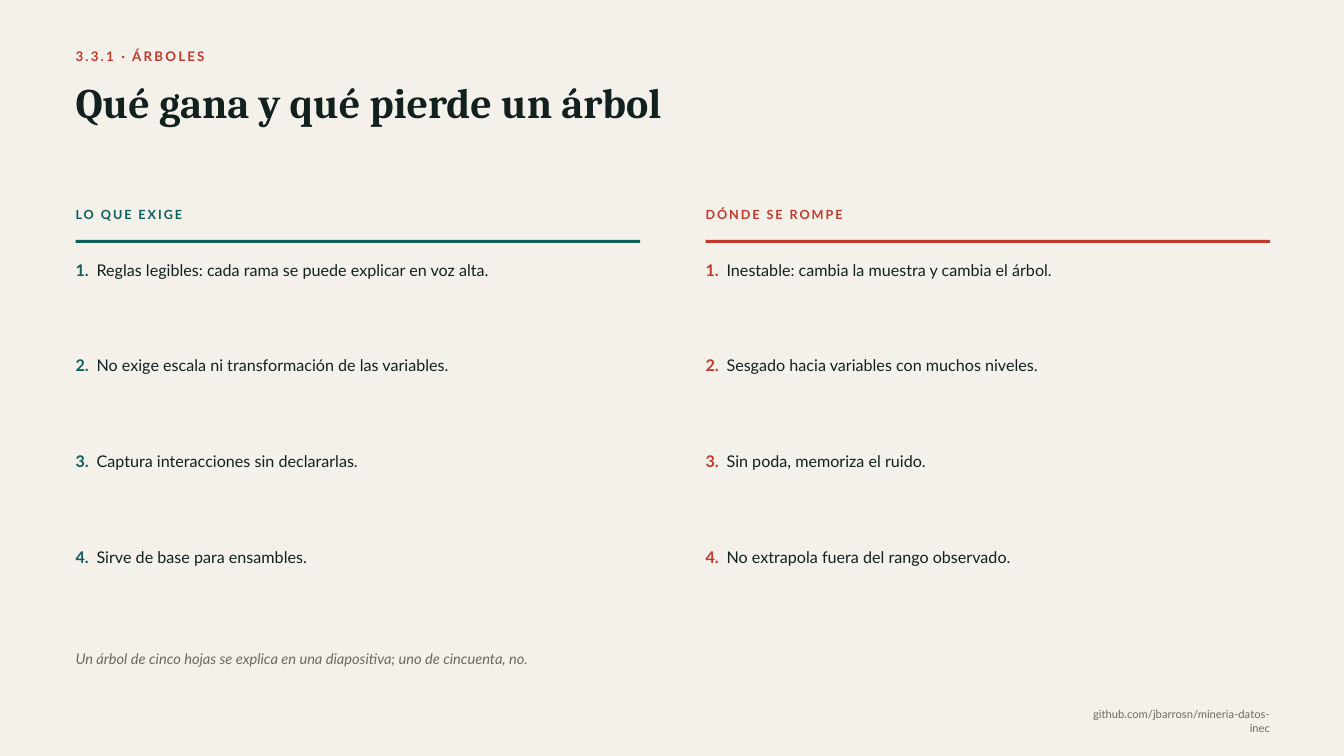
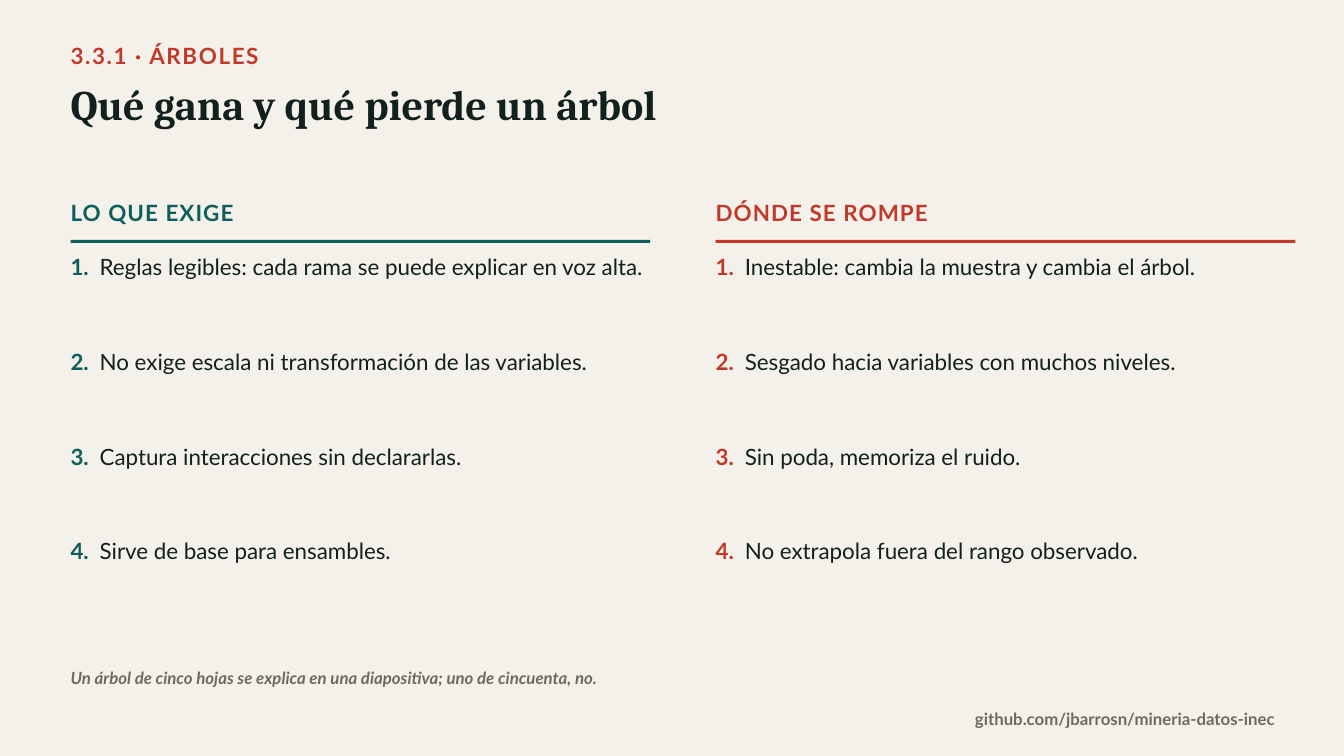
Before and after one commit to jbarrosn/mineria-datos-inec, a slide deck: slide 7 of docs/diapositivas/03_aprendizaje_automatico.pptx. Drawn at 1344x756 pixels with LibreOffice and Linux fonts; fonts in the diff are those of the drawing. Boxes give left, top, right and bottom in pixels: in the first picture for what was removed or moved away, otherwise in the second. Text is boxed around its words. In the diff, an @@ line names an element or a change of style, - is before the commit and + after.

Commit message:
Sube el cuerpo de las diapositivas a 16 puntos y deja los pies en 12 en negrita

```diff
--- a/docs/diapositivas/03_aprendizaje_automatico.pptx
+++ b/docs/diapositivas/03_aprendizaje_automatico.pptx
@@ text "3.3.1 · ÁRBOLES" at [71,45,258,64]: size 9.5 to 16 pt, letter spacing 1.6 to 1.2 pt @@
@@ text "Qué gana y qué pierde ..." at [71,90,656,130]: line spacing 0.98 to 0.95 @@
@@ text "LO QUE EXIGE" at [71,204,234,224]: size 9 to 16 pt, letter spacing 1.4 to 0.8 pt @@
@@ text "DÓNDE SE ROMPE" at [716,202,927,221]: size 9 to 16 pt, letter spacing 1.4 to 0.8 pt @@
@@ text "DÓNDE SE ROMPE": place and size @@
-text "DÓNDE SE ROMPE" at [706,208,843,219]
+text "DÓNDE SE ROMPE" at [716,202,927,221]
@@ rectangle: place and size @@
-rectangle at [76,240,640,243]
+rectangle at [71,240,650,243]
@@ text "1. Inestable: cambia la muestra ...": place and size @@
-text "1. Inestable: cambia la muestra ..." at [706,264,1052,279]
+text "1. Inestable: cambia la muestra ..." at [716,258,1195,279]
@@ rectangle: place and size @@
-rectangle at [706,240,1270,243]
+rectangle at [716,240,1296,243]
@@ text "2. Sesgado hacia variables con ...": place and size @@
-text "2. Sesgado hacia variables con ..." at [706,359,1038,374]
+text "2. Sesgado hacia variables con ..." at [716,353,1176,374]
@@ text "3. Captura interacciones sin declararlas.": place and size @@
-text "3. Captura interacciones sin declararlas." at [76,455,358,470]
+text "3. Captura interacciones sin declararlas." at [71,448,462,469]
@@ text "3. Sin poda, memoriza el ...": place and size @@
-text "3. Sin poda, memoriza el ..." at [706,455,926,470]
+text "3. Sin poda, memoriza el ..." at [716,448,1020,469]
@@ text "4. Sirve de base para ...": place and size @@
-text "4. Sirve de base para ..." at [76,551,307,566]
+text "4. Sirve de base para ..." at [71,542,391,563]
@@ size 11.5 to 16 pt; line spacing 1.15 to 1.12 in 8 elements at [71,258,643,279], [71,353,586,374], [71,448,462,469], [71,542,391,563], [716,258,1195,279], [716,353,1176,374], [716,448,1020,469], [716,542,1138,563] @@
@@ text "4. No extrapola fuera del ...": place and size @@
-text "4. No extrapola fuera del ..." at [706,551,1011,566]
+text "4. No extrapola fuera del ..." at [716,542,1138,563]
@@ text "Un árbol de cinco hojas ...": place and size @@
-text "Un árbol de cinco hojas ..." at [76,653,528,667]
+text "Un árbol de cinco hojas ..." at [71,671,597,687]
@@ text "Un árbol de cinco hojas ..." at [71,671,597,687]: size 10.5 to 12 pt, bold on @@
@@ text "github.com/jbarrosn/mineria-datos-inec": place and size @@
-text "github.com/jbarrosn/mineria-datos-inec" at [1093,710,1270,732]
+text "github.com/jbarrosn/mineria-datos-inec" at [975,712,1275,728]
@@ text "github.com/jbarrosn/mineria-datos-inec" at [975,712,1275,728]: size 8 to 12 pt, bold on @@
```
Also in this commit, not shown: 14 other slides changed, 5 other files.
